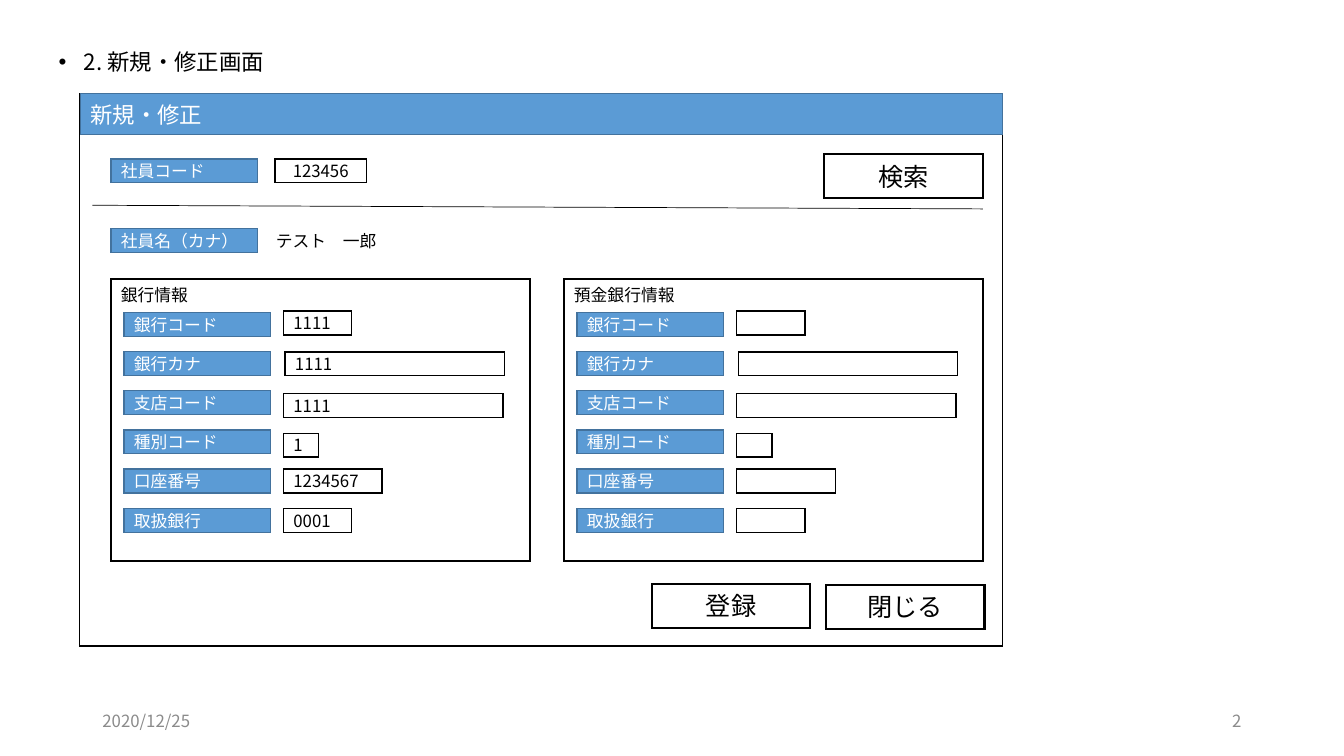
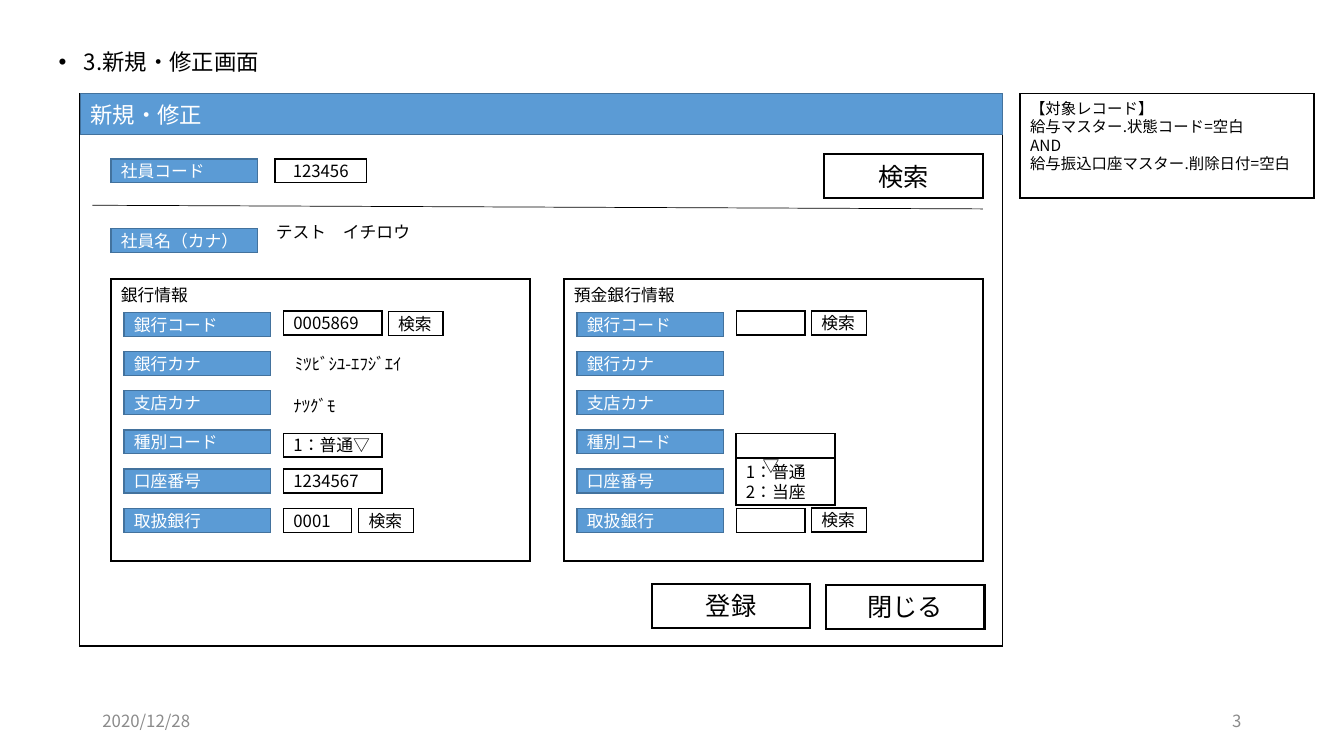
Before and after one commit to zaimuVB/zaimu, a slide deck: slide 3 of Doc/2.UI/経理DB/画面イメージ（経理DB）.pptx (slide 2 before the commit). Drawn at 1344x756 pixels with LibreOffice and Linux fonts; fonts in the diff are those of the drawing. Boxes give left, top, right and bottom in pixels: in the first picture for what was removed or moved away, otherwise in the second. Text is boxed around its words. In the diff, an @@ line names an element or a change of style, - is before the commit and + after.

```diff
--- a/Doc/2.UI/経理DB/画面イメージ（経理DB）.pptx
+++ b/Doc/2.UI/経理DB/画面イメージ（経理DB）.pptx
@@ text at box(84, 51, 259, 72): text changed @@
-• 2. 新規・修正画面
+• 3.新規・修正画面
@@ rectangle added at box(1020, 94, 1315, 199), outline #000000 1 pt, 11 pt, text #000000 @@
+【対象レコード】
+給与マスター.状態コード=空白
+AND
+給与振込口座マスター.削除日付=空白
@@ text at box(276, 224, 410, 239): text changed @@
-テスト 一郎社員コード
+テスト イチロウ社員コード
@@ rectangle "0005869": place and size @@
-rectangle "0005869" at box(283, 312, 352, 336)
+rectangle "0005869" at box(283, 312, 382, 336)
@@ text in rectangle at box(293, 316, 358, 330): text changed @@
-1111
+0005869
@@ rectangle added at box(388, 312, 444, 336), outline #000000 1 pt, 12 pt, text #000000 @@
+検索
@@ rectangle added at box(812, 312, 867, 336), outline #000000 1 pt, 12 pt, text #000000 @@
+検索
@@ text "ﾐﾂﾋﾞｼﾕ-ｴﾌｼﾞｴｲ": place and size @@
-text "ﾐﾂﾋﾞｼﾕ-ｴﾌｼﾞｴｲ" at box(285, 352, 505, 376)
+text "ﾐﾂﾋﾞｼﾕ-ｴﾌｼﾞｴｲ" at box(295, 356, 402, 371)
@@ text "ﾐﾂﾋﾞｼﾕ-ｴﾌｼﾞｴｲ" at box(295, 356, 402, 371): outline #000000 1 pt to none @@
@@ text at box(295, 356, 402, 371): text changed @@
-1111
+ﾐﾂﾋﾞｼﾕ-ｴﾌｼﾞｴｲ
@@ rectangle removed at box(738, 352, 958, 376) @@
@@ text in rectangle at box(134, 395, 201, 411): text changed @@
-支店コード
+支店カナ
@@ text "ﾅﾂｸﾞﾓ": place and size @@
-text "ﾅﾂｸﾞﾓ" at box(283, 393, 503, 417)
+text "ﾅﾂｸﾞﾓ" at box(293, 398, 335, 413)
@@ text "ﾅﾂｸﾞﾓ" at box(293, 398, 335, 413): outline #000000 1 pt to none @@
@@ text at box(293, 398, 335, 413): text changed @@
-1111
+ﾅﾂｸﾞﾓ
@@ text in rectangle at box(587, 395, 654, 411): text changed @@
-支店コード
+支店カナ
@@ rectangle removed at box(737, 393, 957, 417) @@
@@ rectangle "1：普通▽": place and size @@
-rectangle "1：普通▽" at box(283, 434, 319, 458)
+rectangle "1：普通▽" at box(283, 434, 382, 458)
@@ text in rectangle at box(293, 437, 369, 453): text changed @@
-1
+1：普通▽
@@ text in rectangle at box(736, 434, 835, 458): text added @@
+▽
@@ rectangle "▽": place and size @@
-rectangle "▽" at box(737, 434, 772, 458)
+rectangle "▽" at box(736, 434, 835, 458)
@@ rectangle added at box(736, 459, 835, 505), fill #FFFFFF, outline #000000 1 pt, 12 pt, text #000000 @@
+1：普通
+2：当座
@@ rectangle added at box(359, 509, 414, 533), outline #000000 1 pt, 12 pt, text #000000 @@
+検索
@@ rectangle added at box(812, 508, 867, 532), outline #000000 1 pt, 12 pt, text #000000 @@
+検索
@@ text at box(102, 714, 190, 730): text changed @@
-2020/12/25
+2020/12/28
@@ page number at box(1232, 714, 1241, 727): text changed @@
-2
+3
```
Also in this commit, not shown: 4 other slides changed, 2 slides added, 2 other files.
